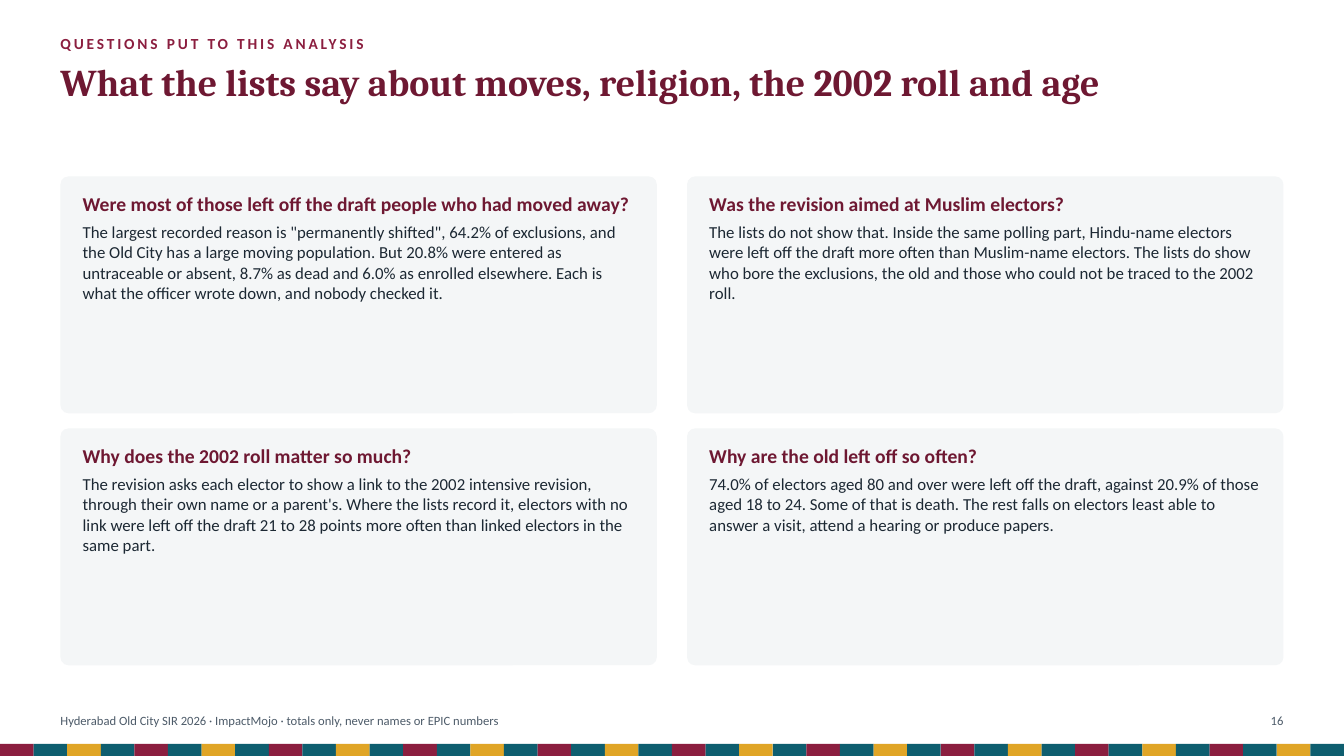
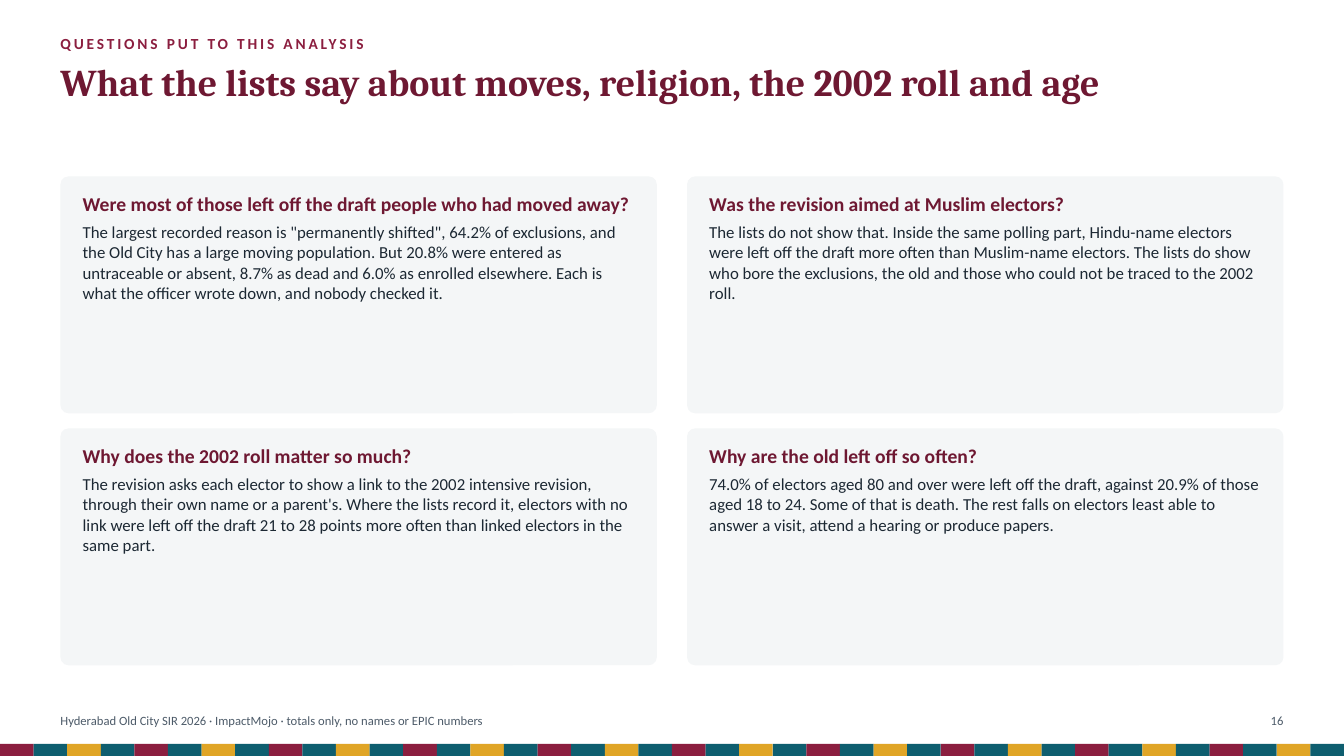
Before and after one commit to Varnasr/INDIA-DATA, a slide deck: slide 16 of reports/hyderabad-old-city-sir-2026-deck.pptx. Drawn at 1344x756 pixels with LibreOffice and Linux fonts; fonts in the diff are those of the drawing. Boxes give left, top, right and bottom in pixels: in the first picture for what was removed or moved away, otherwise in the second. Text is boxed around its words. In the diff, an @@ line names an element or a change of style, - is before the commit and + after.

```diff
--- a/reports/hyderabad-old-city-sir-2026-deck.pptx
+++ b/reports/hyderabad-old-city-sir-2026-deck.pptx
@@ text at <box>60,716,482,727</box>: text changed @@
-Hyderabad Old City SIR 2026 · ImpactMojo · totals only, never names or EPIC numbers
+Hyderabad Old City SIR 2026 · ImpactMojo · totals only, no names or EPIC numbers
```
Also in this commit, not shown: 17 other slides changed, 35 other files.
